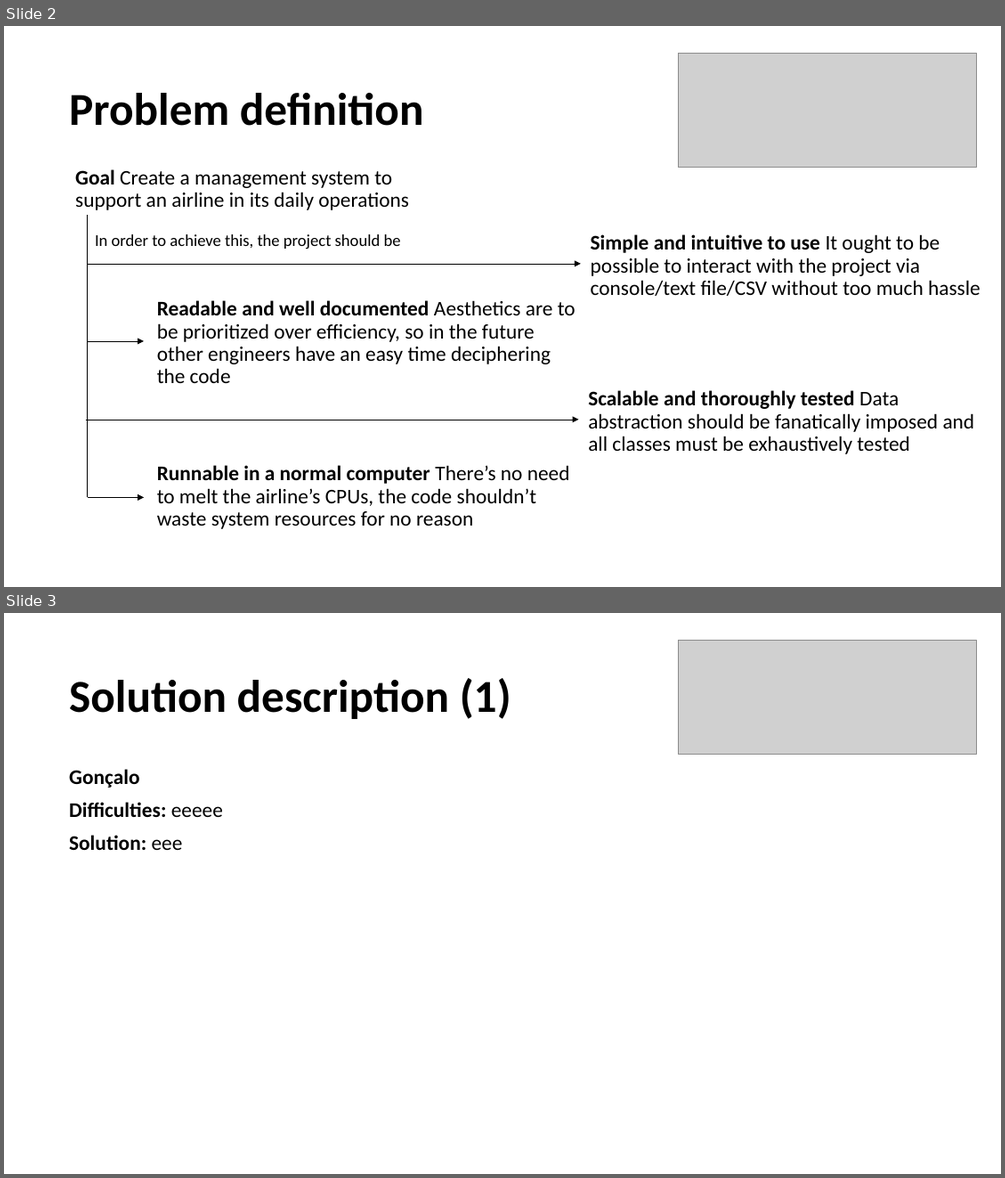
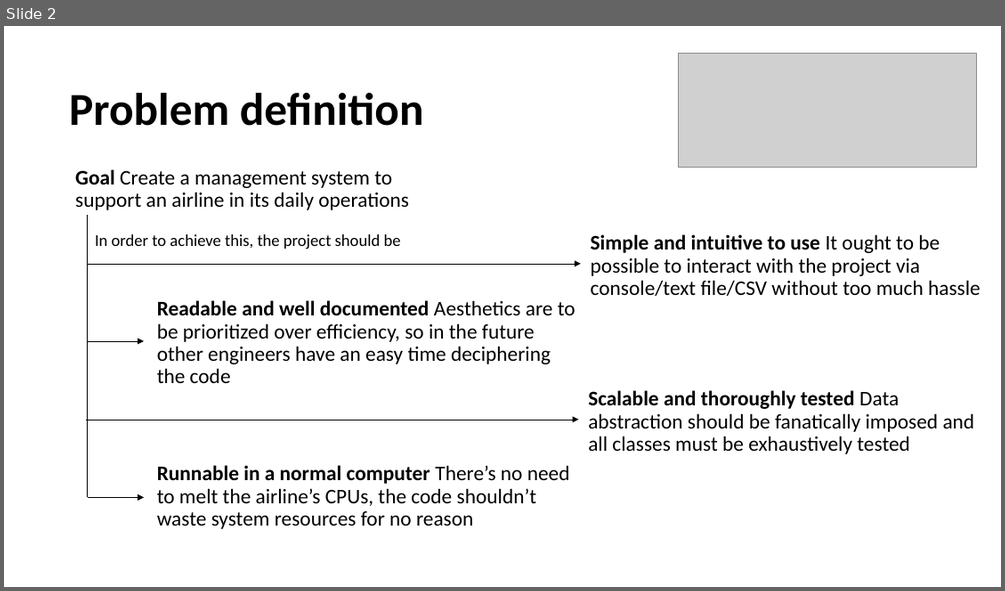
Before and after one commit to gpe0/AED-1, a slide deck: Airline_Information_Management.pptx. Shown one above the other, each under a label of ours: slides 2 and 3 before the commit, slide 2 after it. The pictures are 1005x1178 and 1005x591 pixels, drawn with LibreOffice and Linux fonts; fonts in the diff are those of the drawing; grey boxes stand for pictures. Boxes give left, top, right and bottom in pixels: in the first picture for what was removed or moved away, otherwise in the second. Text is boxed around its words. In the diff, an @@ line names an element or a change of style, - is before the commit and + after.

```diff
--- a/Airline_Information_Management.pptx
+++ b/Airline_Information_Management.pptx
@@ slide 3 removed at box(4, 613, 1001, 1174), background #FFFFFF @@
@@ picture removed at box(679, 640, 976, 755) @@
@@ text removed at box(69, 678, 511, 719) @@
-Solution description (1)
@@ text removed at box(69, 769, 223, 850) @@
-Gonçalo
-Difficulties: eeeee
-Solution: eee
```
Also in this commit, not shown: 2 slides changed, 4 slides added, 4 other slides removed.
